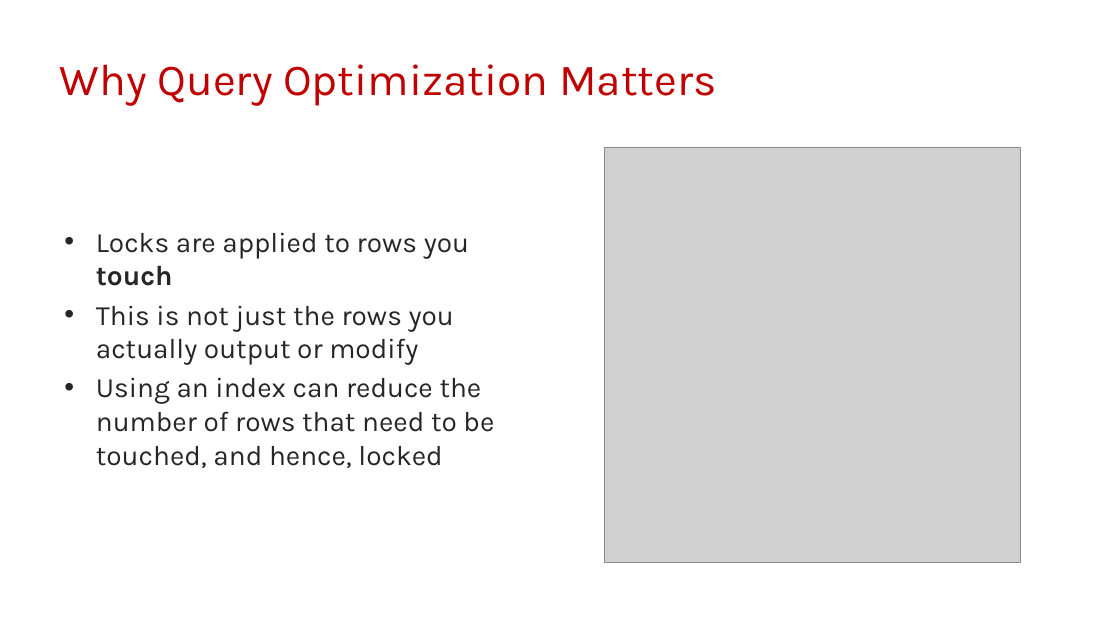
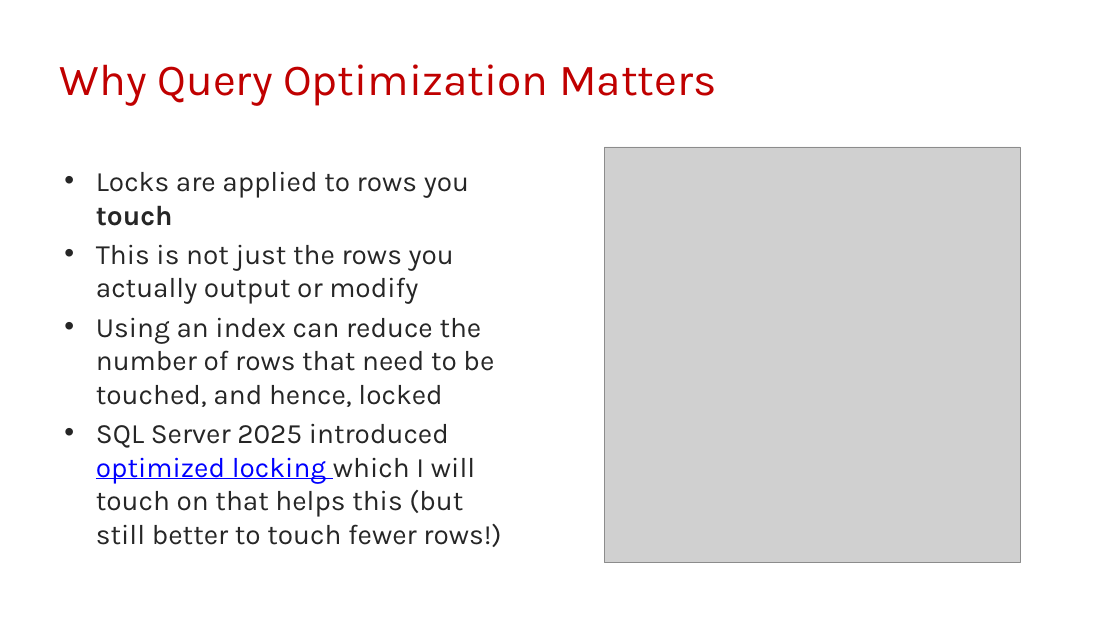
Before and after one commit to drsqlgithub/Presentation-Downloads, a slide deck: slide 22 of Concurrency/Matters of Concurrency.pptx (slide 21 before the commit). Drawn at 1120x630 pixels with LibreOffice and Linux fonts; fonts in the diff are those of the drawing; grey boxes stand for pictures; background and template pictures are left out. Boxes give left, top, right and bottom in pixels: in the first picture for what was removed or moved away, otherwise in the second. Text is boxed around its words. In the diff, an @@ line names an element or a change of style, - is before the commit and + after.

```diff
--- a/Concurrency/Matters of Concurrency.pptx
+++ b/Concurrency/Matters of Concurrency.pptx
@@ text "Locks are applied to rows ...": place and size @@
-text "Locks are applied to rows ..." at box(96, 232, 494, 468)
+text "Locks are applied to rows ..." at box(96, 171, 501, 547)
@@ text at box(96, 424, 501, 547): paragraph added @@
+• SQL Server 2025 introduced optimized locking which I will touch on that helps this (but still better to touch fewer rows!)
```
Also in this commit, not shown: 14 other slides changed, 4 slides added, 1 slide removed, 12 other files.
